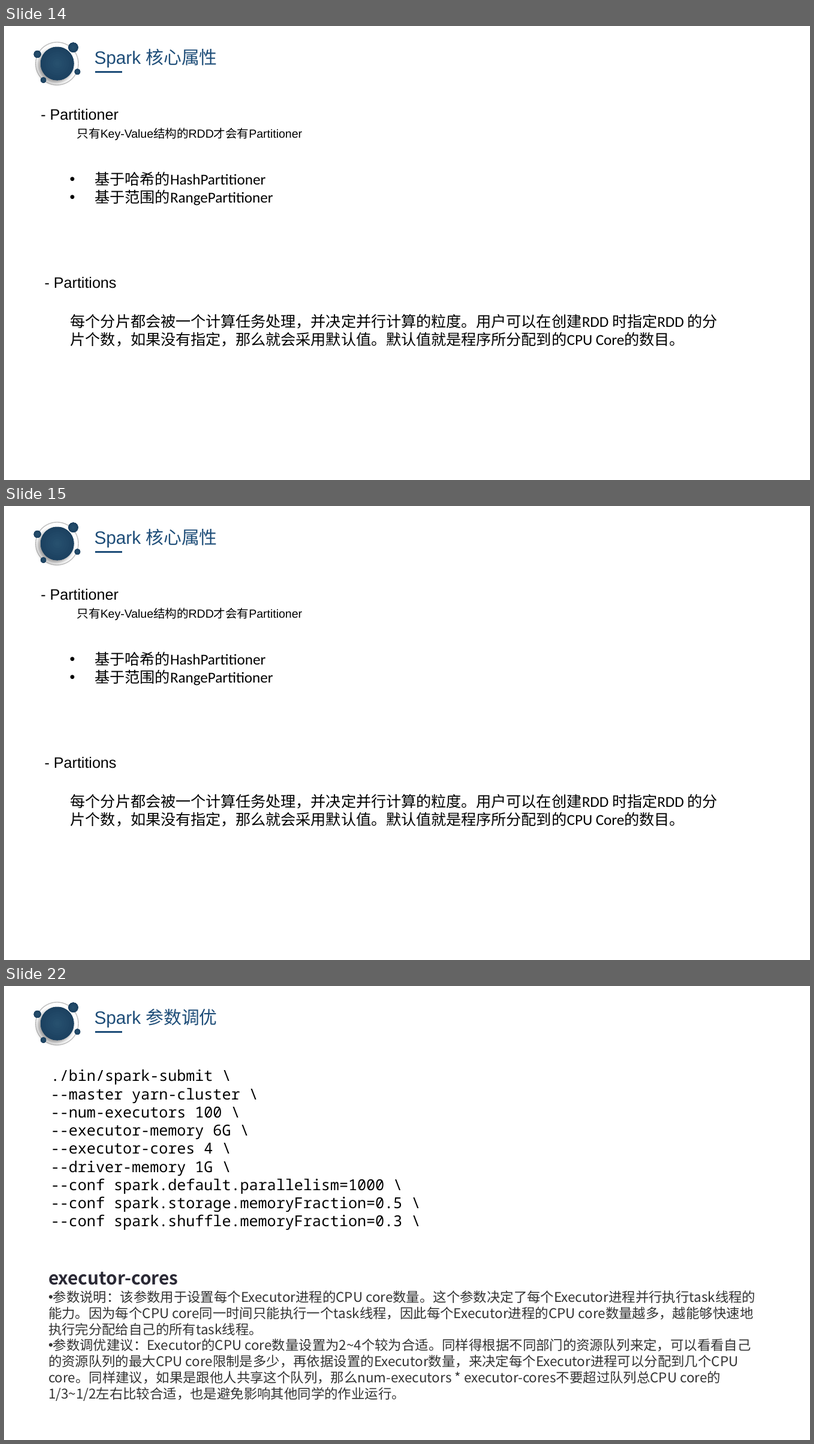
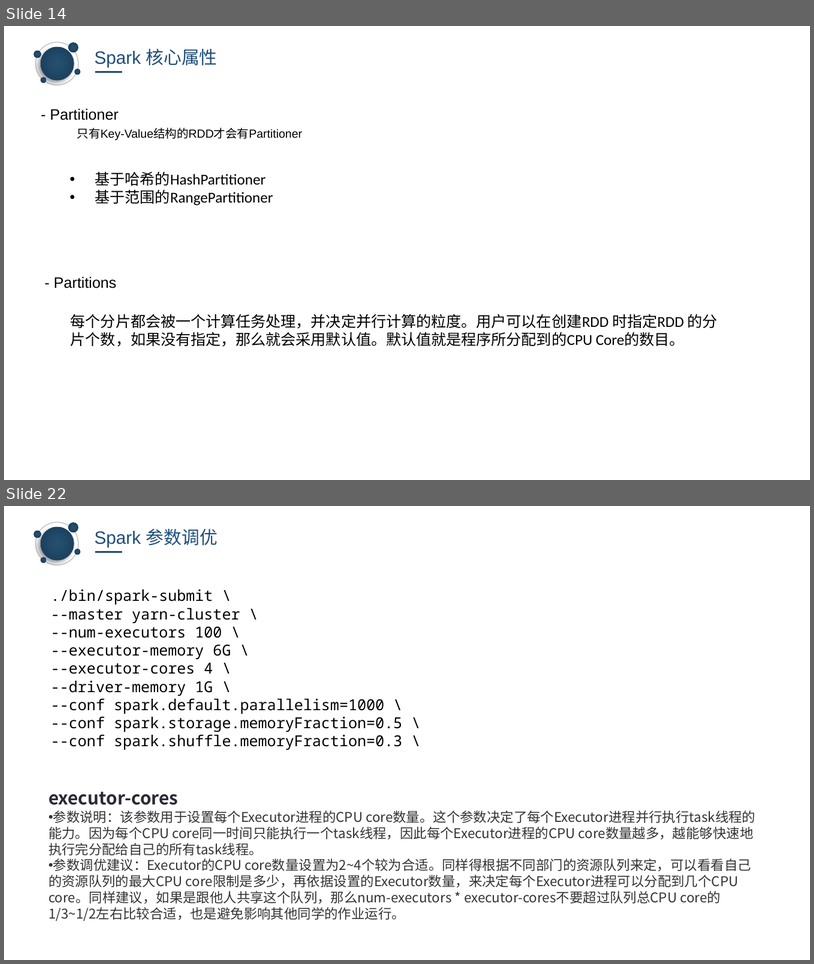
Before and after one commit to keagancoder/Spark-Handbook, a slide deck: Spark&& spark core.pptx. Shown one above the other, each under a label of ours: slides 14, 15 and 22 before the commit, slides 14 and 22 after it; the slides between them are not shown. The pictures are 814x1444 and 814x964 pixels, drawn with LibreOffice and Linux fonts; fonts in the diff are those of the drawing; background and template pictures are left out. Boxes give left, top, right and bottom in pixels: in the first picture for what was removed or moved away, otherwise in the second. Text is boxed around its words. In the diff, an @@ line names an element or a change of style, - is before the commit and + after.

```diff
--- a/Spark&& spark core.pptx
+++ b/Spark&& spark core.pptx
@@ slide 15 removed at (4, 506, 810, 960), background picture (left out); not listed: 6 template elements that a slide beside it also shows @@
@@ text removed at (95, 529, 218, 547) @@
-Spark 核心属性
@@ line removed from (95, 552) to (123, 552) @@
@@ text removed at (50, 588, 119, 600) @@
-- Partitioner
@@ text removed at (77, 607, 302, 620) @@
-只有Key-Value结构的RDD才会有Partitioner
@@ text removed at (95, 652, 273, 685) @@
-• 基于哈希的HashPartitioner
-• 基于范围的RangePartitioner
@@ text removed at (54, 756, 117, 768) @@
-- Partitions
@@ text removed at (71, 793, 717, 826) @@
-每个分片都会被一个计算任务处理，并决定并行计算的粒度。用户可以在创建RDD 时指定RDD 的分片个数，如果没有指定，那么就会采用默认值。默认值就是程序所分配到的CPU Core的数目。
```
Also in this commit, not shown: 11 slides changed, 1 slide added.
